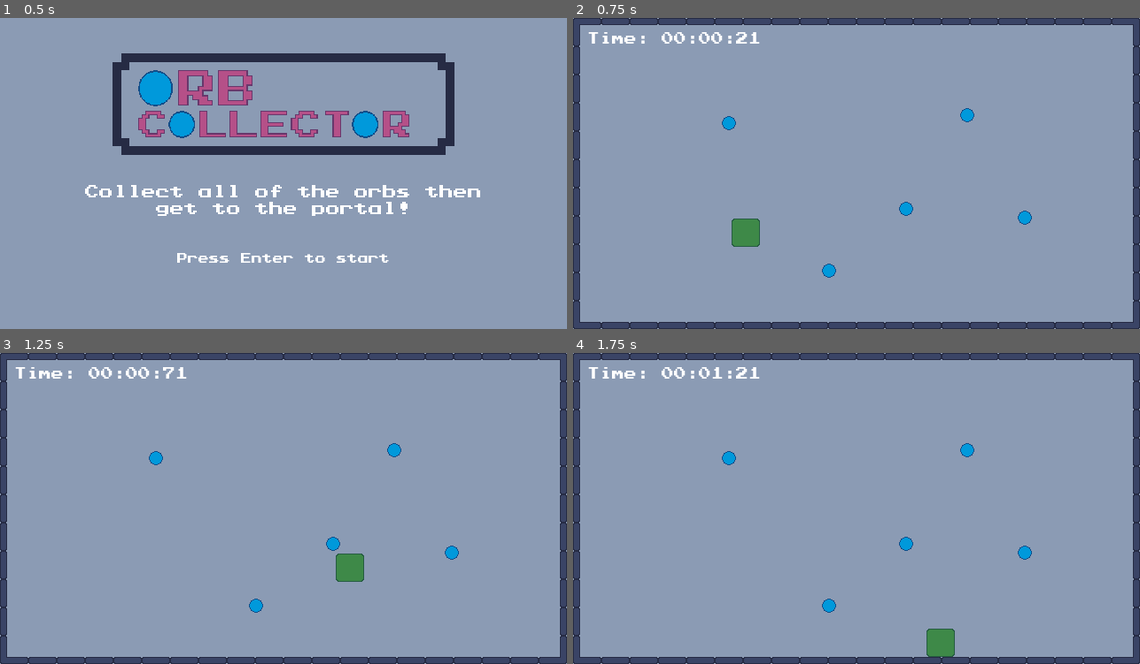
Above: before the commit, frames 1-4 (two rows, left to right).
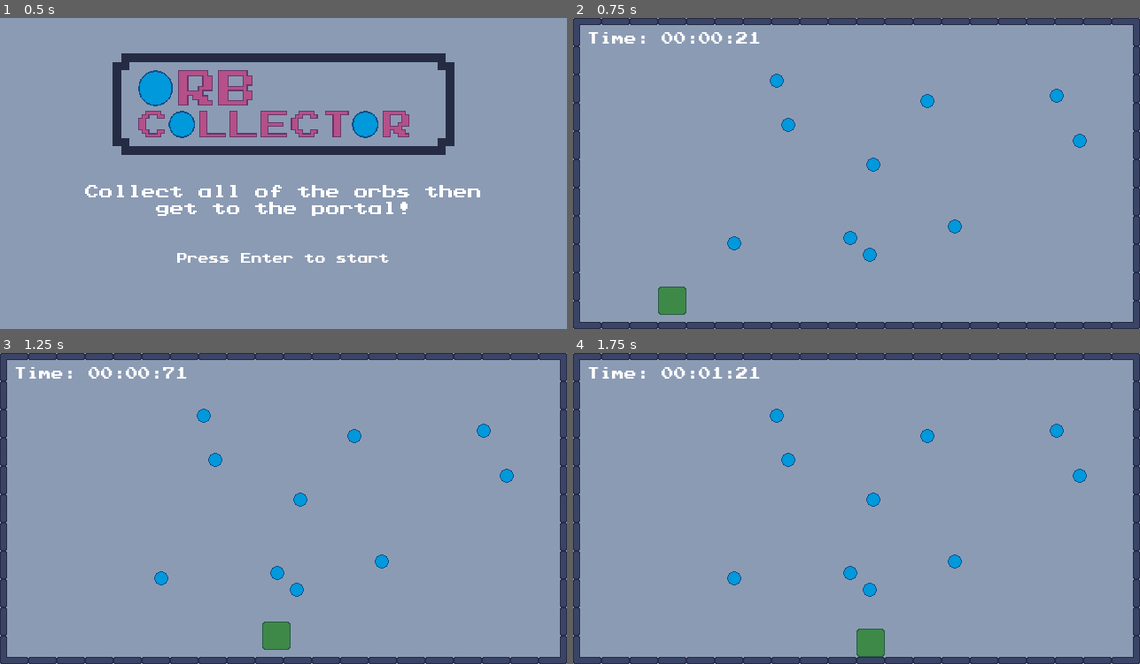
Above: after the commit, the same moments.

Repository: callum-jackson/orb-collector
Game: Godot game, scene res://scenes/start.tscn
Same seed, same stepped clock (60 frames per second), same inputs: the game is played once before the commit and once after it.
Inputs:
- Up to frame 1 (0.5 s): no input
- Up to frame 2 (0.75 s): tap Enter (ui_accept) at 0.5 s; hold Right (move_right) from 0.53 s (still down); hold Enter (ui_accept) from 0.53 s (still down)
- Up to frame 3 (1.25 s): keep holding Right (move_right); keep holding Enter (ui_accept)
- Up to frame 4 (1.75 s): release Right (move_right) at 1.28 s; release Enter (ui_accept) at 1.28 s; hold Down (move_down) from 1.28 s (still down); tap Enter (ui_accept) at 1.35, 1.52 s

Frame 1 is identical in both runs. In frame 2, 2.1% of the frame differs, in the area x 15-91%, y 17-96%; in frame 3, 2.2%, in the area x 26-91%, y 17-96%; in frame 4, 2.2%.

Commit message:
Randomise location of orbs for each play through.

Diff:
--- a/project.godot
+++ b/project.godot
@@ -65,35 +65,10 @@
 [xogot]
 
 project/editorState=[{
-"column": 3,
+"column": 18,
 "current": true,
-"line": 40,
+"line": 2,
 "path": "res://scripts/main.gd",
-"type": "file"
-}, {
-"column": 0,
-"line": 31,
-"path": "res://scripts/player.gd",
-"type": "file"
-}, {
-"column": 0,
-"line": 11,
-"path": "res://scripts/orb.gd",
-"type": "file"
-}, {
-"column": 0,
-"line": 13,
-"path": "res://scripts/portal.gd",
-"type": "file"
-}, {
-"column": 22,
-"line": 4,
-"path": "res://scripts/ui.gd",
-"type": "file"
-}, {
-"column": 0,
-"line": 2,
-"path": "res://scripts/start.gd",
 "type": "file"
 }]
 project/breakpoints={
--- a/scenes/main.tscn
+++ b/scenes/main.tscn
@@ -24,32 +24,48 @@
 metadata/_edit_lock_ = true
 
 [node name="Player" parent="." instance=ExtResource("2_sugp2")]
-position = Vector2(115, 243)
+position = Vector2(32, 320)
 
 [node name="Portal" parent="." instance=ExtResource("6_tefeu")]
-position = Vector2(588, 292)
+position = Vector2(608, 304)
 
 [node name="HUD" parent="." instance=ExtResource("5_tbgi4")]
 
 [node name="Orbs" type="Node2D" parent="."]
 
 [node name="Orb" parent="Orbs" instance=ExtResource("4_jyhfs")]
-position = Vector2(376, 216)
+position = Vector2(120, 140)
 
 [node name="Orb2" parent="Orbs" instance=ExtResource("4_jyhfs")]
-position = Vector2(510, 226)
+position = Vector2(508, 188)
 
 [node name="Orb3" parent="Orbs" instance=ExtResource("4_jyhfs")]
-position = Vector2(445, 110)
+position = Vector2(272, 100)
 
 [node name="Orb4" parent="Orbs" instance=ExtResource("4_jyhfs")]
-position = Vector2(289, 286)
+position = Vector2(420, 292)
 
 [node name="Orb5" parent="Orbs" instance=ExtResource("4_jyhfs")]
-position = Vector2(176, 119)
+position = Vector2(304, 232)
+
+[node name="Orb6" parent="Orbs" instance=ExtResource("4_jyhfs")]
+position = Vector2(136, 244)
+
+[node name="Orb7" parent="Orbs" instance=ExtResource("4_jyhfs")]
+position = Vector2(592, 132)
+
+[node name="Orb8" parent="Orbs" instance=ExtResource("4_jyhfs")]
+position = Vector2(200, 52)
+
+[node name="Orb9" parent="Orbs" instance=ExtResource("4_jyhfs")]
+position = Vector2(484, 84)
+
+[node name="Orb10" parent="Orbs" instance=ExtResource("4_jyhfs")]
+position = Vector2(388, 176)
 
 [node name="Walls" type="Node2D" parent="."]
 position = Vector2(289, 286)
+metadata/_edit_lock_ = true
 
 [node name="Wall-Straight" parent="Walls" instance=ExtResource("7_o6xl0")]
 position = Vector2(-285, -238)
--- a/scenes/player.tscn
+++ b/scenes/player.tscn
@@ -44,6 +44,7 @@
 
 [node name="Player" type="CharacterBody2D"]
 z_index = 5
+collision_mask = 5
 script = ExtResource("1_g2els")
 
 [node name="Sprite2D" type="Sprite2D" parent="."]
--- a/scenes/portal.tscn
+++ b/scenes/portal.tscn
@@ -9,6 +9,7 @@
 height = 36.0
 
 [node name="Portal" type="Area2D"]
+collision_layer = 8
 script = ExtResource("1_1ffj6")
 metadata/_edit_group_ = true
 
--- a/scenes/replay.tscn
+++ /dev/null
@@ -1,64 +0,0 @@
-[gd_scene load_steps=3 format=3 uid="uid://b03qnyrb3ss7g"]
-
-[ext_resource type="Script" uid="uid://n65b18bq2ii0" path="res://scripts/start.gd" id="1_8j08a"]
-[ext_resource type="Texture2D" uid="uid://cohsyvbac8e3o" path="res://assets/sprites/logo.png" id="2_twu7x"]
-
-[node name="Replay" type="ColorRect"]
-anchors_preset = 15
-anchor_right = 1.0
-anchor_bottom = 1.0
-grow_horizontal = 2
-grow_vertical = 2
-color = Color(0.54509, 0.607834, 0.705872, 1)
-script = ExtResource("1_8j08a")
-metadata/_edit_lock_ = true
-
-[node name="WinMessage" type="Label" parent="."]
-layout_mode = 1
-anchors_preset = 8
-anchor_left = 0.5
-anchor_top = 0.5
-anchor_right = 0.5
-anchor_bottom = 0.5
-offset_left = -253.0
-offset_top = 2.0
-offset_right = 253.0
-offset_bottom = 59.0
-grow_horizontal = 2
-grow_vertical = 2
-theme_override_colors/font_color = Color(1, 1, 1, 1)
-theme_override_font_sizes/font_size = 24
-text = "Collect all of the orbs then get to the portal!"
-
-[node name="StartMessage" type="Label" parent="."]
-layout_mode = 1
-anchors_preset = 7
-anchor_left = 0.5
-anchor_top = 1.0
-anchor_right = 0.5
-anchor_bottom = 1.0
-offset_left = -253.0
-offset_top = -108.5
-offset_right = 253.0
-offset_bottom = -51.5
-grow_horizontal = 2
-grow_vertical = 0
-theme_override_colors/font_color = Color(1, 1, 1, 1)
-theme_override_font_sizes/font_size = 16
-text = "Press Enter to start"
-horizontal_alignment = 1
-
-[node name="Logo" type="TextureRect" parent="."]
-visible = false
-layout_mode = 1
-anchors_preset = 5
-anchor_left = 0.5
-anchor_right = 0.5
-offset_left = -193.0
-offset_top = 40.0
-offset_right = 193.0
-offset_bottom = 158.0
-grow_horizontal = 2
-texture = ExtResource("2_twu7x")
-expand_mode = 1
-stretch_mode = 4
--- a/scenes/wall-corner.tscn
+++ b/scenes/wall-corner.tscn
@@ -3,6 +3,7 @@
 [ext_resource type="Texture2D" uid="uid://7y2ewffgyube" path="res://assets/sprites/wall-corner.png" id="1_t71f3"]
 
 [node name="Wall-Corner" type="StaticBody2D"]
+collision_layer = 4
 
 [node name="Sprite2D" type="Sprite2D" parent="."]
 texture = ExtResource("1_t71f3")
--- a/scenes/wall-straight.tscn
+++ b/scenes/wall-straight.tscn
@@ -6,6 +6,7 @@
 size = Vector2(8, 32)
 
 [node name="Wall-Straight" type="StaticBody2D"]
+collision_layer = 4
 
 [node name="Sprite2D" type="Sprite2D" parent="."]
 texture = ExtResource("1_wykyb")
--- a/scripts/main.gd
+++ b/scripts/main.gd
@@ -3,11 +3,19 @@
 var orbs_remaining
 var elapsed_time: float = 0.0
 var time = "00:00:00"
+var screen_size
+var margin = 50
+var min_pos
+var max_pos
 
 func _ready() -> void:
+	screen_size = get_viewport().get_visible_rect().size
+	min_pos = Vector2(margin, margin)
+	max_pos = screen_size - Vector2(margin, margin)
 	var orbs = get_tree().get_nodes_in_group("orbs")
 	orbs_remaining = orbs.size()
 	for orb in orbs:
+		random_position(orb)
 		orb.hit.connect(_on_orb_hit)
 	$HUD/ScoreLabel.show()
 
@@ -31,11 +39,15 @@
 	$HUD/WinMessage.show()
 	$HUD/ReplayMessage.show()
 	$Player/AnimationPlayer.play("disappear")
-	# await get_tree().create_timer(5).timeout
-	# get_tree().change_scene_to_file("res://scenes/start.tscn")
-
 
 func _unhandled_input(event):
 	if event.is_action_pressed("ui_accept"):
 		if $HUD/ReplayMessage.is_visible_in_tree():
 			get_tree().change_scene_to_file("res://scenes/main.tscn")
+
+func random_position(node):
+	var random_pos = Vector2(
+		randf_range(min_pos.x, max_pos.x),
+		randf_range(min_pos.y, max_pos.y)
+	)
+	node.position = random_pos
